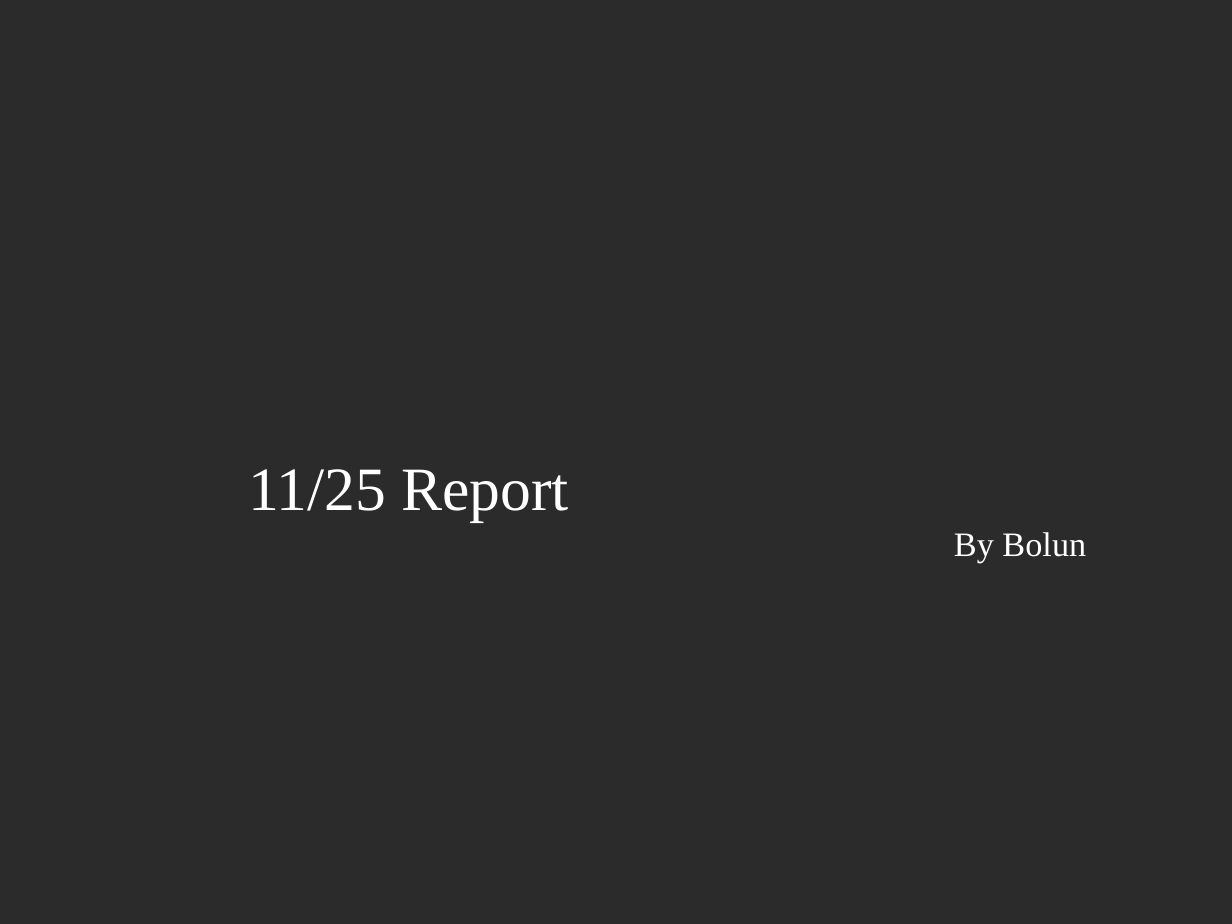
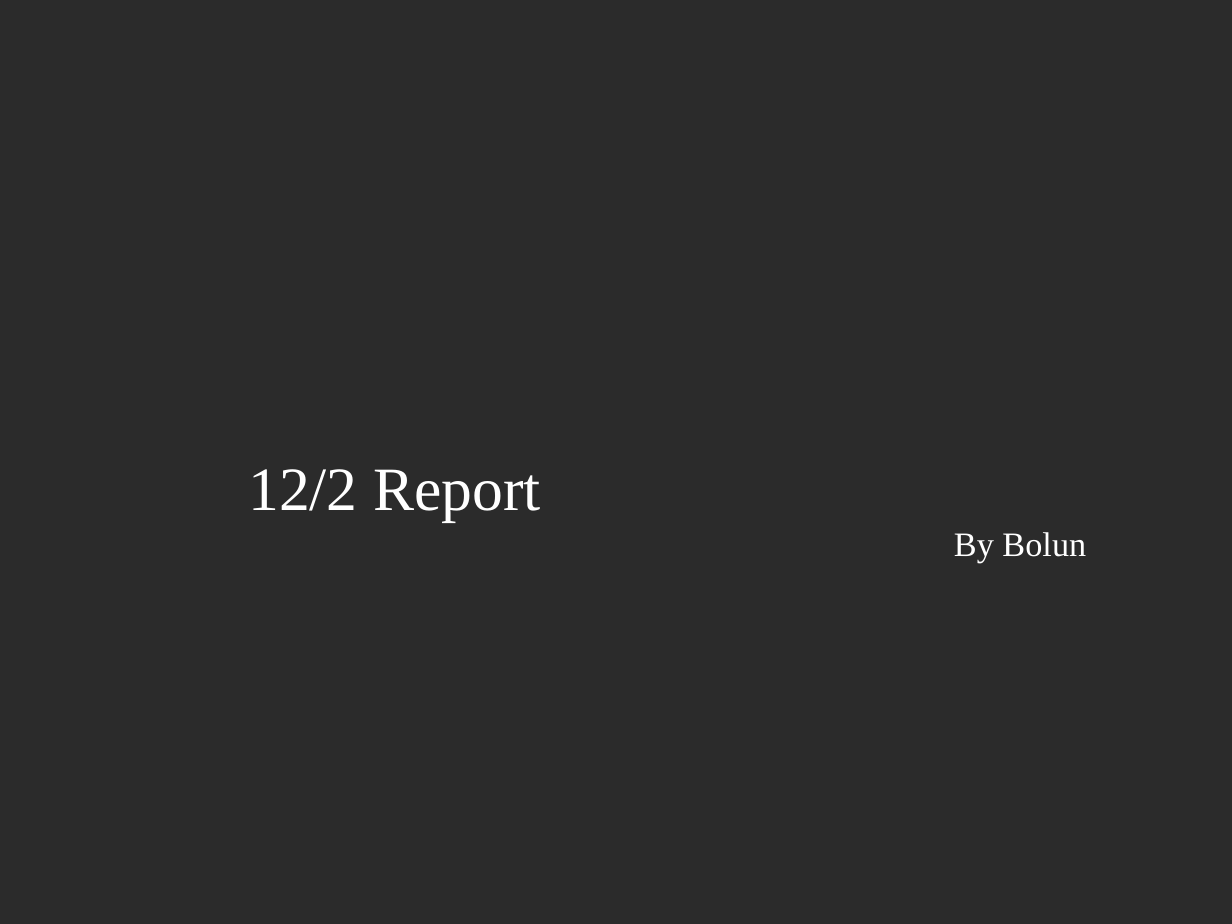
Before and after one commit to Hellozepp117/bolun117, a slide deck: slide 1 of papers/report 11 25.ppt. Drawn at 1232x924 pixels with LibreOffice and Linux fonts; fonts in the diff are those of the drawing; background and template pictures are left out; a plain dark background stands for a picture behind light text. Boxes give left, top, right and bottom in pixels: in the first picture for what was removed or moved away, otherwise in the second. Text is boxed around its words. In the diff, an @@ line names an element or a change of style, - is before the commit and + after.

```diff
--- a/papers/report 11 25.ppt
+++ b/papers/report 11 25.ppt
@@ subtitle at (248,469,540,522): text changed @@
-11/25 Report
+12/2 Report
```
Also in this commit, not shown: 13 slides added, 1 slide removed, 9 other files.
